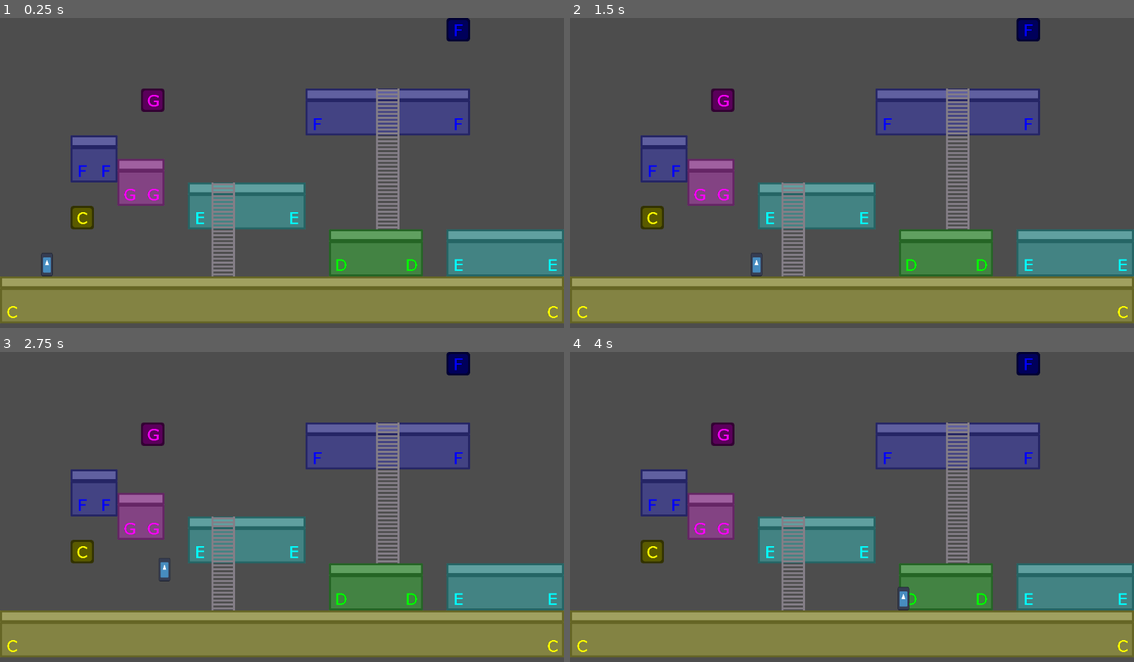
Above: before the commit, frames 1-4 (two rows, left to right).
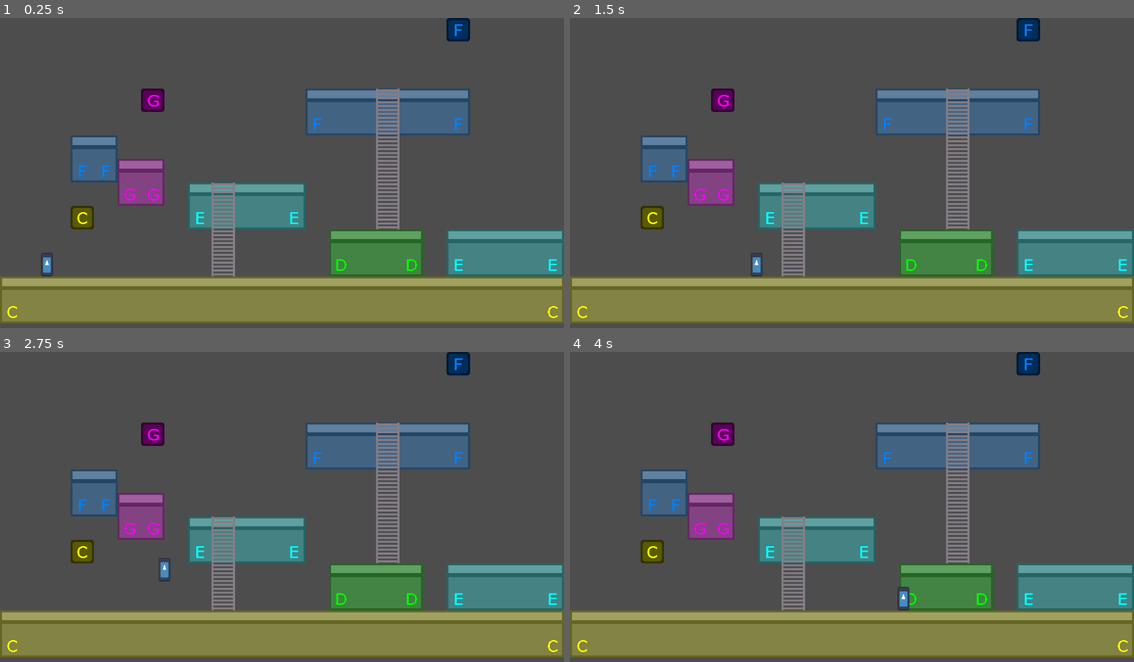
Above: after the commit, the same moments.

Repository: nicom7/game-off-2023
Game: Godot game, scene res://levels/world.tscn
Two runs of this game, one before a commit and one after it. Both use one fixed random seed, a clock stepped at 60 frames per second and the inputs below. The engine's default icon, where the game draws it, is replaced by a stand-in: a white triangle on a blue panel in a dark square.
Inputs:
- Up to frame 1 (0.25 s): no input
- Up to frame 2 (1.5 s): tap Enter at 0.5 s; hold Right (ui_right) from 0.53 s (still down); tap U (A_note) at 0.6 s; tap I (B_note) at 1.35 s
- Up to frame 3 (2.75 s): release Right (ui_right) at 2.03 s; hold Left (ui_left) from 2.03 s (still down); tap O (C_note) at 2.1 s
- Up to frame 4 (4 s): release Left (ui_left) at 2.78 s; hold Right (ui_right) from 2.78 s (still down); tap P (D_note) at 2.85 s; tap R (E_note) at 3.6 s

The runs differ from the first frame. In frame 1, 5.5% of the frame differs, in the area x 12-84%, y 0-54%; in frame 2, 5.5%; in frame 3, 5.5%; in frame 4, 5.5%.

Commit message:
Add flashing SFX on block when hit
- Adjust F tone modulate color

Diff:
--- a/game_objects/switch_blocks/switch_block.gd
+++ b/game_objects/switch_blocks/switch_block.gd
@@ -18,7 +18,7 @@
 		return
 
 	modulate = Globals.tone_color[tone]
-	$Tone.frame = tone
+	$Block/Tone.frame = tone
 
 # Called when the node enters the scene tree for the first time.
 func _ready() -> void:
@@ -36,6 +36,8 @@
 		hit.emit(self)
 
 func _on_hit(block: SwitchBlock) -> void:
+	$AnimationPlayer.stop()
+	$AnimationPlayer.play("hit")
 	hit_note_player = hit_note_player_scene.instantiate()
 	hit_note_player.tone = tone
 	hit_note_player.octave_ratio = 1
--- a/game_objects/switch_blocks/switch_block.tscn
+++ b/game_objects/switch_blocks/switch_block.tscn
@@ -11,8 +11,52 @@
 [sub_resource type="RectangleShape2D" id="RectangleShape2D_v1sty"]
 size = Vector2(48, 12)
 
+[sub_resource type="Gradient" id="Gradient_nebj2"]
+offsets = PackedFloat32Array(0)
+colors = PackedColorArray(1, 1, 1, 1)
+
+[sub_resource type="GradientTexture1D" id="GradientTexture1D_egq61"]
+gradient = SubResource("Gradient_nebj2")
+
+[sub_resource type="Animation" id="Animation_xxq1r"]
+resource_name = "hit"
+tracks/0/type = "value"
+tracks/0/imported = false
+tracks/0/enabled = true
+tracks/0/path = NodePath("Block/HitVFX:modulate")
+tracks/0/interp = 1
+tracks/0/loop_wrap = true
+tracks/0/keys = {
+"times": PackedFloat32Array(0, 1),
+"transitions": PackedFloat32Array(1, 1),
+"update": 0,
+"values": [Color(1, 1, 1, 1), Color(1, 1, 1, 0)]
+}
+
+[sub_resource type="Animation" id="Animation_8sl87"]
+length = 0.001
+tracks/0/type = "value"
+tracks/0/imported = false
+tracks/0/enabled = true
+tracks/0/path = NodePath("Block/HitVFX:modulate")
+tracks/0/interp = 1
+tracks/0/loop_wrap = true
+tracks/0/keys = {
+"times": PackedFloat32Array(0),
+"transitions": PackedFloat32Array(1),
+"update": 0,
+"values": [Color(1, 1, 1, 0)]
+}
+
+[sub_resource type="AnimationLibrary" id="AnimationLibrary_2f47l"]
+_data = {
+"RESET": SubResource("Animation_8sl87"),
+"hit": SubResource("Animation_xxq1r")
+}
+
 [node name="SwitchBlock" type="StaticBody2D"]
 modulate = Color(1, 0, 0, 1)
+texture_filter = 3
 script = ExtResource("1_22t1h")
 hit_note_player_scene = ExtResource("2_32ohu")
 
@@ -20,27 +64,40 @@
 position = Vector2(24, 24)
 shape = SubResource("RectangleShape2D_qwe2d")
 
+[node name="HitDetection" type="Area2D" parent="."]
+position = Vector2(24, 48)
+
+[node name="CollisionShape2D" type="CollisionShape2D" parent="HitDetection"]
+shape = SubResource("RectangleShape2D_v1sty")
+
 [node name="Block" type="Sprite2D" parent="."]
+clip_children = 2
 texture = ExtResource("2_ueuwi")
 centered = false
 
-[node name="Tone" type="Sprite2D" parent="."]
+[node name="Tone" type="Sprite2D" parent="Block"]
 texture = ExtResource("3_bim2w")
 centered = false
 hframes = 7
 region_enabled = true
 region_rect = Rect2(0, 0, 336, 48)
 
-[node name="HitDetection" type="Area2D" parent="."]
-position = Vector2(24, 48)
-
-[node name="CollisionShape2D" type="CollisionShape2D" parent="HitDetection"]
-shape = SubResource("RectangleShape2D_v1sty")
+[node name="HitVFX" type="Sprite2D" parent="Block"]
+modulate = Color(1, 1, 1, 0)
+position = Vector2(24, 24)
+texture = SubResource("GradientTexture1D_egq61")
+region_enabled = true
+region_rect = Rect2(0, 0, 48, 48)
 
 [node name="NotePlayerTimer" type="Timer" parent="."]
 wait_time = 0.12
 one_shot = true
 
+[node name="AnimationPlayer" type="AnimationPlayer" parent="."]
+libraries = {
+"": SubResource("AnimationLibrary_2f47l")
+}
+
 [connection signal="hit" from="." to="." method="_on_hit"]
 [connection signal="body_entered" from="HitDetection" to="." method="_on_hit_detection_body_entered"]
 [connection signal="timeout" from="NotePlayerTimer" to="." method="_on_note_player_timer_timeout"]
--- a/tilesets/environment.tres
+++ b/tilesets/environment.tres
@@ -845,7 +845,7 @@
 texture = ExtResource("7_8cpbl")
 texture_region_size = Vector2i(48, 48)
 0:0/0 = 0
-0:0/0/modulate = Color(0, 0, 1, 1)
+0:0/0/modulate = Color(0, 0.501961, 1, 1)
 0:0/0/terrain_set = 1
 0:0/0/terrain = 5
 0:0/0/physics_layer_0/linear_velocity = Vector2(0, 0)
@@ -853,7 +853,7 @@
 0:0/0/terrains_peering_bit/bottom_side = 5
 0:0/0/custom_data_0 = "F"
 1:0/0 = 0
-1:0/0/modulate = Color(0, 0, 1, 1)
+1:0/0/modulate = Color(0, 0.501961, 1, 1)
 1:0/0/terrain_set = 1
 1:0/0/terrain = 5
 1:0/0/physics_layer_0/linear_velocity = Vector2(0, 0)
@@ -862,7 +862,7 @@
 1:0/0/terrains_peering_bit/bottom_side = 5
 1:0/0/custom_data_0 = "F"
 2:0/0 = 0
-2:0/0/modulate = Color(0, 0, 1, 1)
+2:0/0/modulate = Color(0, 0.501961, 1, 1)
 2:0/0/terrain_set = 1
 2:0/0/terrain = 5
 2:0/0/physics_layer_0/linear_velocity = Vector2(0, 0)
@@ -872,7 +872,7 @@
 2:0/0/terrains_peering_bit/left_side = 5
 2:0/0/custom_data_0 = "F"
 3:0/0 = 0
-3:0/0/modulate = Color(0, 0, 1, 1)
+3:0/0/modulate = Color(0, 0.501961, 1, 1)
 3:0/0/terrain_set = 1
 3:0/0/terrain = 5
 3:0/0/physics_layer_0/linear_velocity = Vector2(0, 0)
@@ -881,7 +881,7 @@
 3:0/0/terrains_peering_bit/left_side = 5
 3:0/0/custom_data_0 = "F"
 3:1/0 = 0
-3:1/0/modulate = Color(0, 0, 1, 1)
+3:1/0/modulate = Color(0, 0.501961, 1, 1)
 3:1/0/terrain_set = 1
 3:1/0/terrain = 5
 3:1/0/physics_layer_0/linear_velocity = Vector2(0, 0)
@@ -890,7 +890,7 @@
 3:1/0/terrains_peering_bit/left_side = 5
 3:1/0/terrains_peering_bit/top_side = 5
 2:1/0 = 0
-2:1/0/modulate = Color(0, 0, 1, 1)
+2:1/0/modulate = Color(0, 0.501961, 1, 1)
 2:1/0/terrain_set = 1
 2:1/0/terrain = 5
 2:1/0/physics_layer_0/linear_velocity = Vector2(0, 0)
@@ -900,7 +900,7 @@
 2:1/0/terrains_peering_bit/left_side = 5
 2:1/0/terrains_peering_bit/top_side = 5
 1:1/0 = 0
-1:1/0/modulate = Color(0, 0, 1, 1)
+1:1/0/modulate = Color(0, 0.501961, 1, 1)
 1:1/0/terrain_set = 1
 1:1/0/terrain = 5
 1:1/0/physics_layer_0/linear_velocity = Vector2(0, 0)
@@ -909,7 +909,7 @@
 1:1/0/terrains_peering_bit/bottom_side = 5
 1:1/0/terrains_peering_bit/top_side = 5
 0:1/0 = 0
-0:1/0/modulate = Color(0, 0, 1, 1)
+0:1/0/modulate = Color(0, 0.501961, 1, 1)
 0:1/0/terrain_set = 1
 0:1/0/terrain = 5
 0:1/0/physics_layer_0/linear_velocity = Vector2(0, 0)
@@ -917,14 +917,14 @@
 0:1/0/terrains_peering_bit/bottom_side = 5
 0:1/0/terrains_peering_bit/top_side = 5
 0:2/0 = 0
-0:2/0/modulate = Color(0, 0, 1, 1)
+0:2/0/modulate = Color(0, 0.501961, 1, 1)
 0:2/0/terrain_set = 1
 0:2/0/terrain = 5
 0:2/0/physics_layer_0/linear_velocity = Vector2(0, 0)
 0:2/0/physics_layer_0/angular_velocity = 0.0
 0:2/0/terrains_peering_bit/top_side = 5
 1:2/0 = 0
-1:2/0/modulate = Color(0, 0, 1, 1)
+1:2/0/modulate = Color(0, 0.501961, 1, 1)
 1:2/0/terrain_set = 1
 1:2/0/terrain = 5
 1:2/0/physics_layer_0/linear_velocity = Vector2(0, 0)
@@ -932,7 +932,7 @@
 1:2/0/terrains_peering_bit/right_side = 5
 1:2/0/terrains_peering_bit/top_side = 5
 2:2/0 = 0
-2:2/0/modulate = Color(0, 0, 1, 1)
+2:2/0/modulate = Color(0, 0.501961, 1, 1)
 2:2/0/terrain_set = 1
 2:2/0/terrain = 5
 2:2/0/physics_layer_0/linear_velocity = Vector2(0, 0)
@@ -941,7 +941,7 @@
 2:2/0/terrains_peering_bit/left_side = 5
 2:2/0/terrains_peering_bit/top_side = 5
 3:2/0 = 0
-3:2/0/modulate = Color(0, 0, 1, 1)
+3:2/0/modulate = Color(0, 0.501961, 1, 1)
 3:2/0/terrain_set = 1
 3:2/0/terrain = 5
 3:2/0/physics_layer_0/linear_velocity = Vector2(0, 0)
@@ -949,7 +949,7 @@
 3:2/0/terrains_peering_bit/left_side = 5
 3:2/0/terrains_peering_bit/top_side = 5
 3:3/0 = 0
-3:3/0/modulate = Color(0, 0, 1, 1)
+3:3/0/modulate = Color(0, 0.501961, 1, 1)
 3:3/0/terrain_set = 1
 3:3/0/terrain = 5
 3:3/0/physics_layer_0/linear_velocity = Vector2(0, 0)
@@ -957,7 +957,7 @@
 3:3/0/terrains_peering_bit/left_side = 5
 3:3/0/custom_data_0 = "F"
 2:3/0 = 0
-2:3/0/modulate = Color(0, 0, 1, 1)
+2:3/0/modulate = Color(0, 0.501961, 1, 1)
 2:3/0/terrain_set = 1
 2:3/0/terrain = 5
 2:3/0/physics_layer_0/linear_velocity = Vector2(0, 0)
@@ -966,7 +966,7 @@
 2:3/0/terrains_peering_bit/left_side = 5
 2:3/0/custom_data_0 = "F"
 1:3/0 = 0
-1:3/0/modulate = Color(0, 0, 1, 1)
+1:3/0/modulate = Color(0, 0.501961, 1, 1)
 1:3/0/terrain_set = 1
 1:3/0/terrain = 5
 1:3/0/physics_layer_0/linear_velocity = Vector2(0, 0)
@@ -974,7 +974,7 @@
 1:3/0/terrains_peering_bit/right_side = 5
 1:3/0/custom_data_0 = "F"
 0:3/0 = 0
-0:3/0/modulate = Color(0, 0, 1, 1)
+0:3/0/modulate = Color(0, 0.501961, 1, 1)
 0:3/0/terrain_set = 1
 0:3/0/terrain = 5
 0:3/0/physics_layer_0/linear_velocity = Vector2(0, 0)
--- a/utils/globals.gd
+++ b/utils/globals.gd
@@ -18,6 +18,6 @@
 	Color(1, 1, 0),
 	Color(0, 1, 0),
 	Color(0, 1, 1),
-	Color(0, 0, 1),
+	Color(0, 0.5, 1),
 	Color(1, 0, 1),
 ]
Not shown: 1 places in game_objects/switch_blocks/switch_block.tscn that only renumber resources
